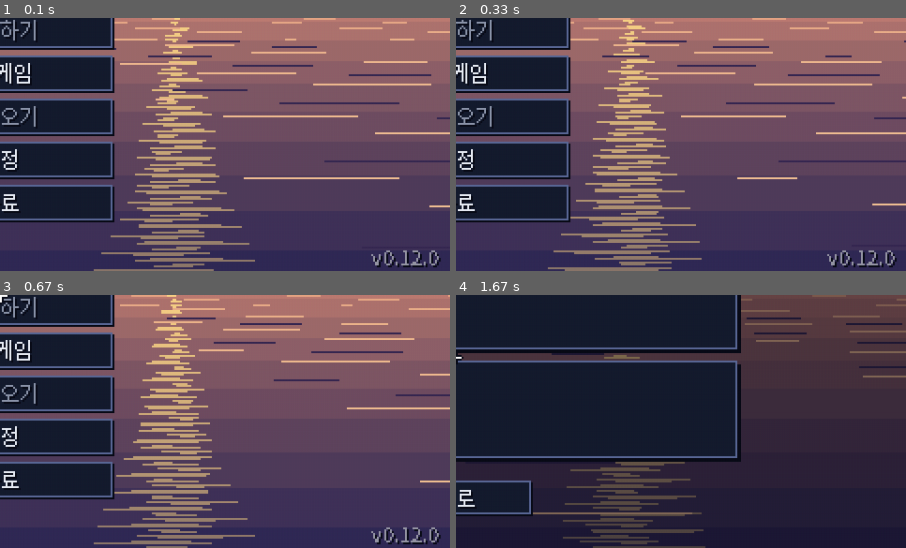
Above: before the commit, frames 1-4 (two rows, left to right).
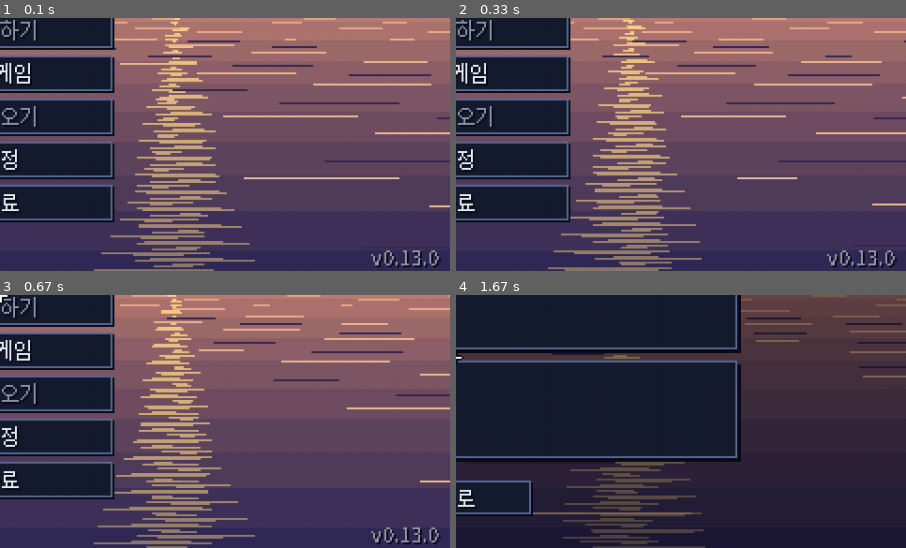
Above: after the commit, the same moments.

Repository: sinsiu60/fishingplanet
Game: pygame game, started from main.py
Same seed, same stepped clock (60 frames per second), same inputs: the game is played once before the commit and once after it.
Inputs (mouse positions are % of the whole screen's width and height, from its top left):
- Up to frame 1 (0.1 s): no input
- Up to frame 2 (0.33 s): no input
- Up to frame 3 (0.67 s): click (50, 50) at 0.38 s
- Up to frame 4 (1.67 s): click (65, 15) at 0.72 s; click (14, 47) at 1.05 s; click (50, 62) at 1.38 s
The pictures show only the part of the screen within x 50-100%, y 50-100%; the shares and areas given below are measured in that part.

The runs differ from the first frame. In frame 1, less than 0.1% of the frame differs, in the area x 91-95%, y 91-99%; in frame 2, less than 0.1%; in frame 3, less than 0.1%; in frame 4, nothing differs.

Commit message:
Legend catch show L5: verification (rarity order, phantom-only grep, sync, ending link, perf, flash, reduce, aspect, old saves), brightness-aware rays, v0.13.0 release notes
Co-Authored-By: Claude Opus 5.5 <noreply@anthropic.com>
Claude-Session: https://claude.ai/code/session_01XkZZxEWm7K26sk4a4EAFMF

Diff:
--- a/dist_readme.txt
+++ b/dist_readme.txt
@@ -1,4 +1,4 @@
-미니 피싱 (Mini Fishing) v0.12.0
+미니 피싱 (Mini Fishing) v0.13.0
 ================
 
 실행: MiniFishing.exe 를 더블클릭하세요. (Python 설치 필요 없음)
--- a/src/render/legend_show.py
+++ b/src/render/legend_show.py
@@ -215,6 +215,11 @@
         w, h = canvas.get_size()
         m, t = self.m, self.t
         stage = canvas.copy()
+        if getattr(self, "_lum_t", -9.0) + 0.5 <= self.clock:   # 배경 밝기 (0.5초마다): 밝은 낮엔 빛줄기를 덜 더함 (하얗게 바래지 않게)
+            r_, g_, b_ = pygame.transform.average_color(pygame.transform.scale(canvas, (32, 18)))[:3]
+            self._lum = 0.299 * r_ + 0.587 * g_ + 0.114 * b_
+            self._lum_t = self.clock
+        self.ray_gain = clamp(1.3 - self._lum / 170, 0.45, 1.0)
         light = pygame.Surface((w, h))
         light.fill((0, 0, 0))
         fx, fy = self.fish_pos()
@@ -275,7 +280,7 @@
         for i in range(n):
             a = -math.pi / 2 + (i - (n - 1) / 2) * (math.pi * 1.7 / n)
             wa = 0.13 + 0.03 * math.sin(self.clock * 1.5 + i * 1.3)
-            col = tuple(int(v * k * (0.24 if i % 2 else 0.14)) for v in (255, 170, 50))
+            col = tuple(int(v * k * self.ray_gain * (0.24 if i % 2 else 0.14)) for v in (255, 170, 50))
             pygame.draw.polygon(light, col, [(fx, fy), (fx + math.cos(a - wa / 2) * L, fy + math.sin(a - wa / 2) * L),
                                              (fx + math.cos(a + wa / 2) * L, fy + math.sin(a + wa / 2) * L)])
 
--- a/src/version.py
+++ b/src/version.py
@@ -1,2 +1,2 @@
 """게임 버전 (릴리즈 태그 v<VERSION>, buildozer.spec version 과 같게)."""
-VERSION = "0.12.0"
+VERSION = "0.13.0"
Not shown, changed: DESIGN.md
Not shown, changed: RELEASE_NOTES.md
Not shown, changed: buildozer.spec
